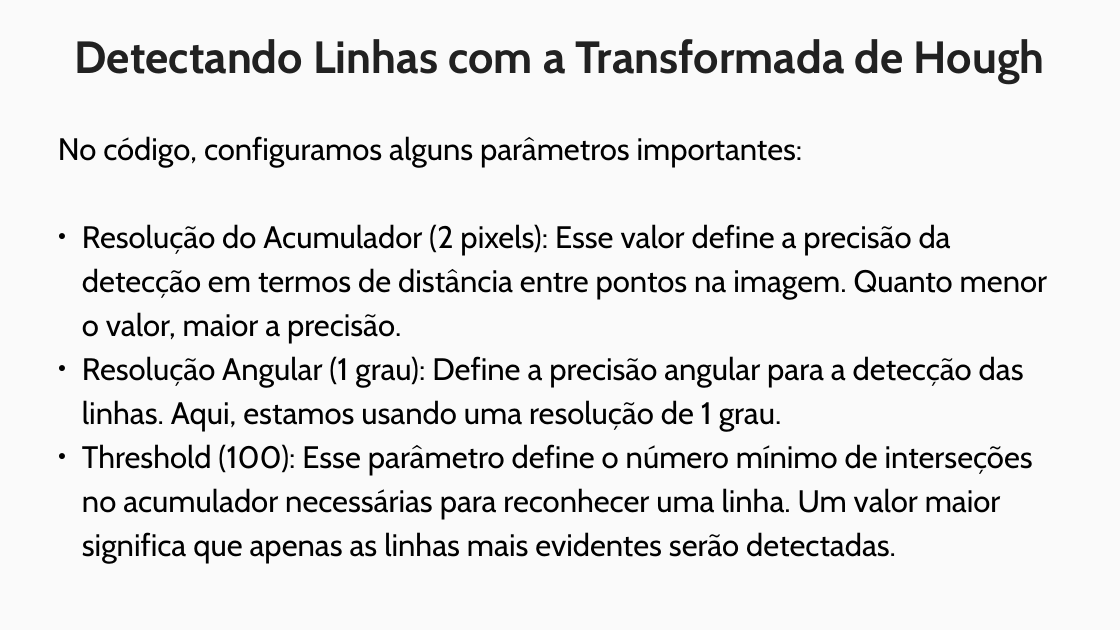
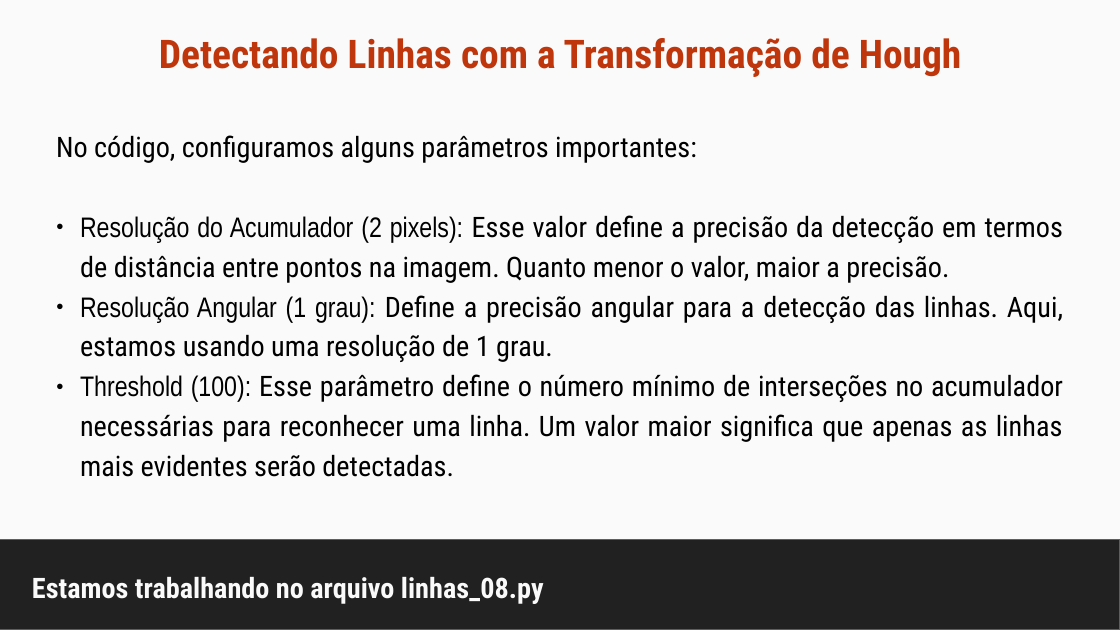
Before and after one commit to maurizioprizzi/finding_lanes, a slide deck: slide 25 of computer_vision_encounter_01.odp (slide 22 before the commit). Drawn at 1120x630 pixels with LibreOffice and Linux fonts; fonts in the diff are those of the drawing. Boxes give left, top, right and bottom in pixels: in the first picture for what was removed or moved away, otherwise in the second. Text is boxed around its words. In the diff, an @@ line names an element or a change of style, - is before the commit and + after.

```diff
--- a/computer_vision_encounter_01.odp
+++ b/computer_vision_encounter_01.odp
@@ title "Detectando Linhas com a Transformação ..." at <box>159,38,962,77</box>: vertical alignment top to middle @@
@@ title at <box>159,38,962,77</box>: text changed; size 32 to 28 pt; font Cabin to Roboto Condensed; text colour #212121 to #BF360C @@
-Detectando Linhas com a Transformada de Hough
+Detectando Linhas com a Transformação de Hough
@@ text "No código, configuramos alguns parâmetros ..." at <box>56,135,1063,477</box>: size 22 to 20 pt; font Cabin to Roboto Condensed in "No código, configuramos alguns parâmetros importantes:", "Esse valor define a precisão da detecção ...", "Define a precisão angular para a detecção ...", "Esse parâmetro define o número mínimo de ..."; font Cabin to Arial Narrow in "Resolução do Acumulador (2 pixels):", "Resolução Angular (1 grau):", "Threshold (100):"; alignment left to justified; line spacing 31.2pt to 28.4pt @@
@@ rectangle added at <box>0,540,1120,630</box>, fill #212121, outline #3465A4 0 pt @@
@@ title added at <box>32,577,544,604</box>, 20 pt, text #FAFAFA, bold @@
+Estamos trabalhando no arquivo linhas_08.py
```
Also in this commit, not shown: 12 other slides changed, 3 slides added, 8 other files.
